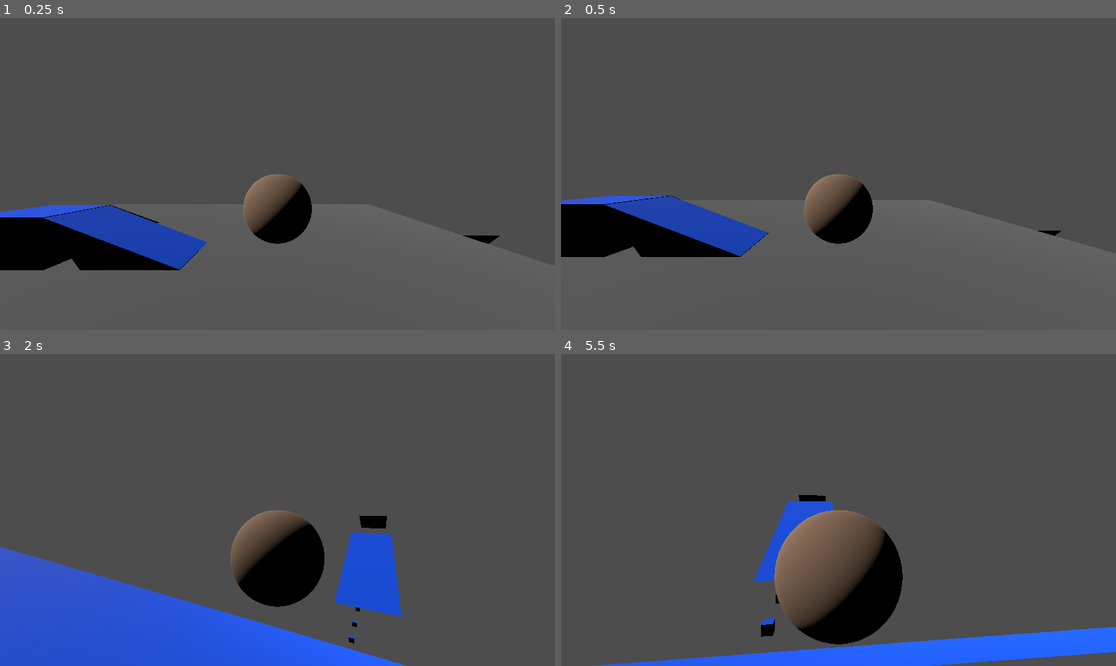
Above: before the commit, frames 1-4 (two rows, left to right).
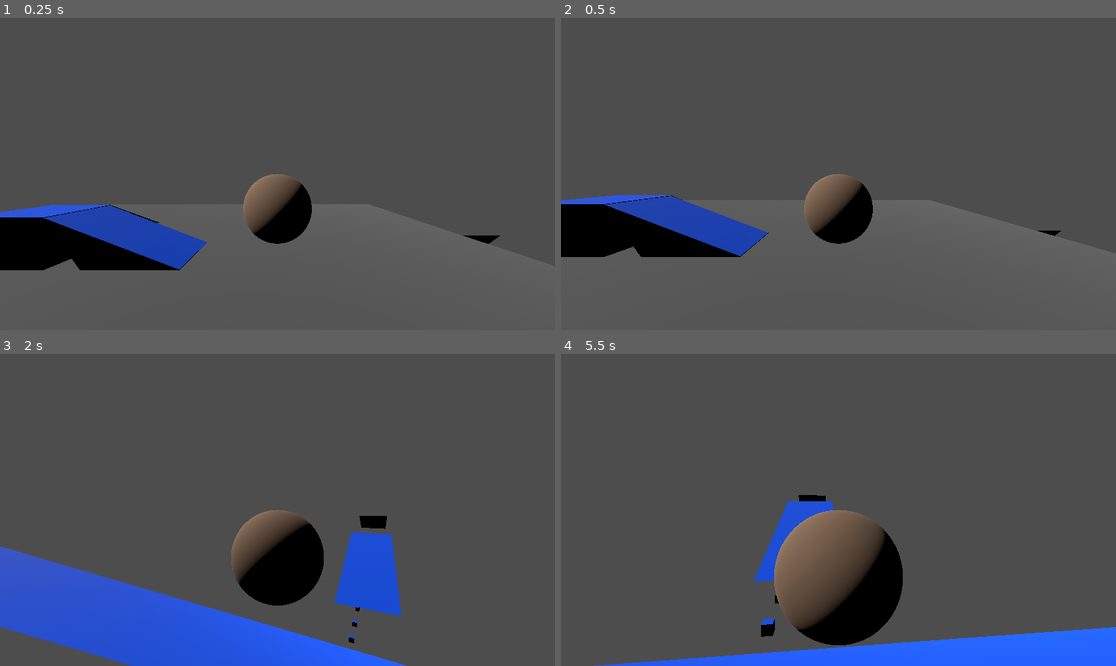
Above: after the commit, the same moments.

Repository: retro-dev-chuck/sk8terboiiii
Game: Godot game, scene res://Game/Sc_Game.tscn
Same seed, same stepped clock (60 frames per second), same inputs: the game is played once before the commit and once after it.
Inputs (mouse positions are in pixels of both pictures, inside the frame that each line leads up to):
- Up to frame 1 (0.25 s): no input
- Up to frame 2 (0.5 s): no input
- Up to frame 3 (2 s): move the mouse to (305, 510) at 0.52 s; hold W (Up) from 0.53 s (still down); tap Space (Jump) at 0.6, 0.77, 1.07, 1.52, 1.55, 1.82 s; move the mouse to (249, 510) at 1.27 s; tap Shift (Sprint) at 1.35 s
- Up to frame 4 (5.5 s): keep holding W (Up); move the mouse to (849, 503) at 2.02 s; tap Space (Jump) at 2.1, 3.02, 3.05, 3.32, 3.6, 3.77, 4.07, 4.52, 4.55, 4.82, 5.1 s; move the mouse to (832, 516) at 2.77 s; tap Shift (Sprint) at 2.85, 4.35 s; move the mouse to (877, 513) at 3.52 s; move the mouse to (794, 506) at 4.27 s; move the mouse to (844, 510) at 5.02 s

Frame 1 is identical in both runs. In frame 2, less than 0.1% of the frame differs, in the area x 0-90%, y 56-77%; in frame 3, 1.6%, in the area x 0-73%, y 50-100%; in frame 4, 0.9%.

Commit message:
Coyote time + jump fix

Diff:
--- a/Game/Sc_Game.tscn
+++ b/Game/Sc_Game.tscn
@@ -28,6 +28,7 @@
 
 [node name="Player" parent="." instance=ExtResource("1_t8k4y")]
 transform = Transform3D(1, 0, 0, 0, 1, 0, 0, 0, 1, 1.43871, 1.3167, 0)
+coyote_time_length_ms = 100.0
 
 [node name="DirectionalLight3D" type="DirectionalLight3D" parent="."]
 transform = Transform3D(-3.09086e-08, 0.707107, -0.707107, 3.09086e-08, 0.707107, 0.707107, 1, 0, -4.37114e-08, 2.44475, 5.85689, 0)
--- a/NotSoCoolPlayer/PlayerMovement.gd
+++ b/NotSoCoolPlayer/PlayerMovement.gd
@@ -12,6 +12,11 @@
 var input_dir: Vector2 = Vector2.ZERO
 var direction: Vector3 = Vector3.ZERO
 
+@export var coyote_time_length_ms: float = 300.0
+var has_jump: bool = false
+var was_grounded: bool = false
+var ground_leave_time_start: float
+
 func _ready() -> void:
 	Input.mouse_mode = Input.MOUSE_MODE_CAPTURED
 
@@ -25,19 +30,28 @@
 	if Input.is_action_just_pressed("Quit"):
 		get_tree().quit()
 
-	if not is_on_floor():
+	if not has_jump and is_on_floor():
+		has_jump = true
+
+	if has_jump and Input.is_action_just_pressed("Jump") and _is_valid_time_to_jump():
+		velocity.y = jump_velocity
+		has_jump = false
+	else:
+		ground_leave_time_start = Time.get_ticks_msec()
 		velocity += get_gravity() * delta
 
 	input_dir = Input.get_vector("Left", "Right", "Up", "Down")
 
 	_handle_ground_movement(delta, velocity)
-
+	was_grounded = is_on_floor()
 	move_and_slide()
 
+func _is_valid_time_to_jump() -> bool:
+	var current_time: float = Time.get_ticks_msec()
+	var time_passed_since_last_grounded: float = current_time - ground_leave_time_start
+	return time_passed_since_last_grounded <= coyote_time_length_ms
+
 func _handle_ground_movement(delta: float, vel: Vector3) -> void:
-	if Input.is_action_just_pressed("Jump") and is_on_floor():
-		velocity.y = jump_velocity
-
 	var acceleration: float = speed
 	if Input.is_action_pressed("Sprint"):
 		acceleration = sprint_speed
